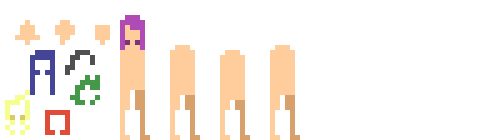
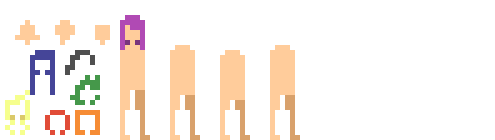
Before/after of a (495, 140) layered artwork. What changed in the layer stack:
added layer "amber hair" in group "Group 1" over (75, 110, 100, 135)
painted on "ruby hair" over (45, 110, 70, 135)
